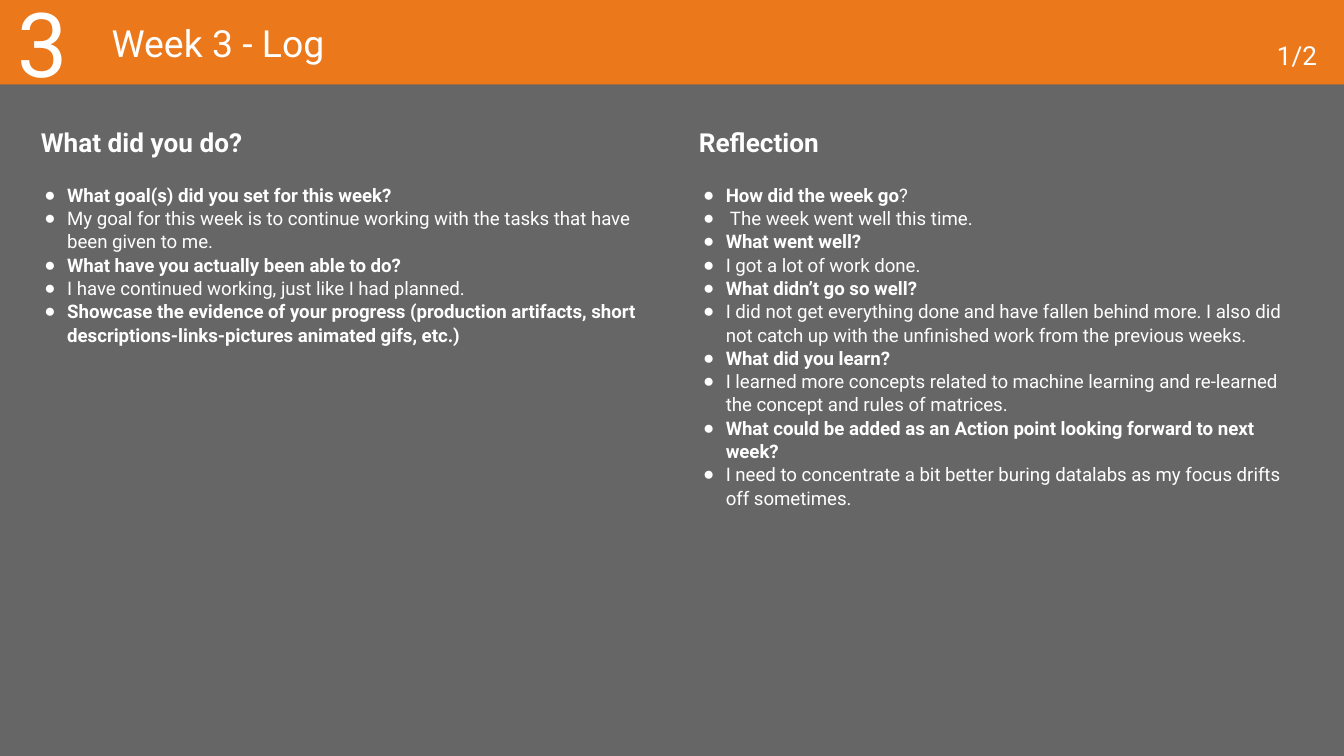
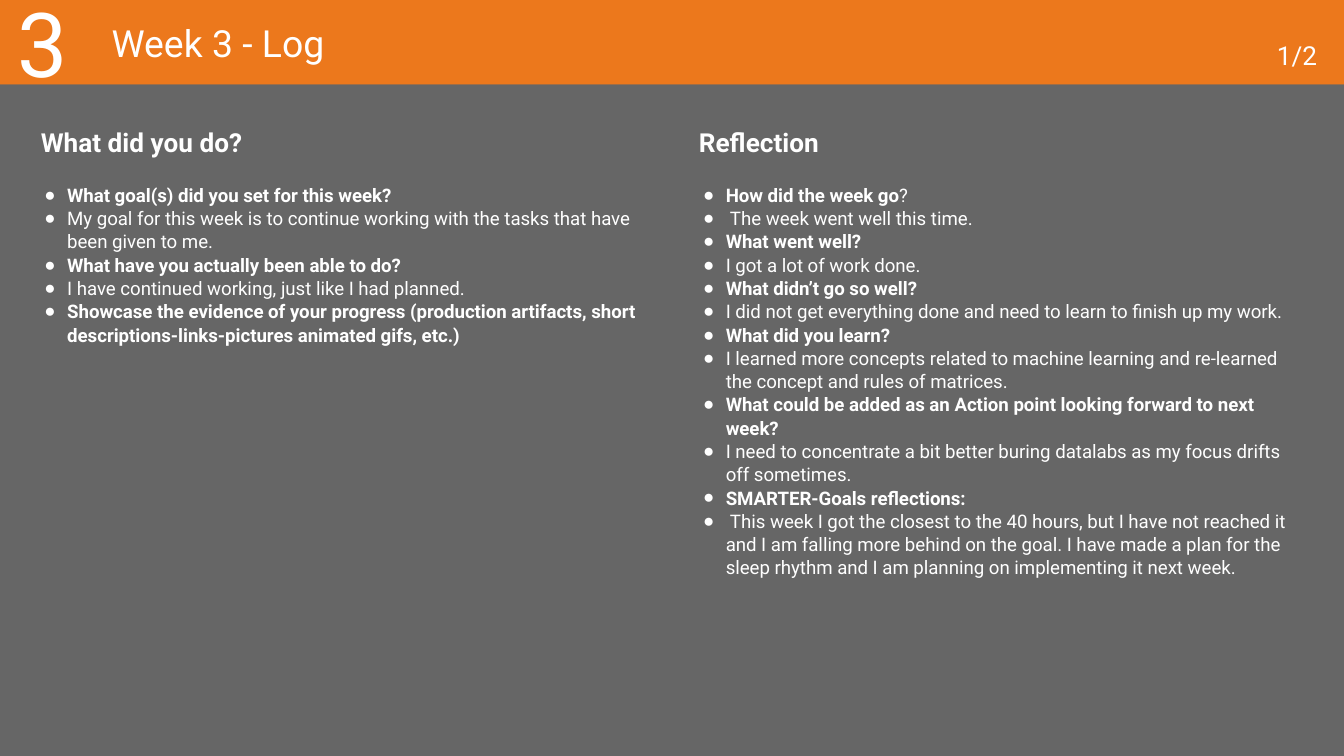
Before and after one commit to MaksBurchard240894/HFG7, a slide deck: slide 13 of Deliverables/Learning Log - Y1B-2024-25_ADSAI.pptx. Drawn at 1344x756 pixels with LibreOffice and Linux fonts; fonts in the diff are those of the drawing. Boxes give left, top, right and bottom in pixels: in the first picture for what was removed or moved away, otherwise in the second. Text is boxed around its words. In the diff, an @@ line names an element or a change of style, - is before the commit and + after.

```diff
--- a/Deliverables/Learning Log - Y1B-2024-25_ADSAI.pptx
+++ b/Deliverables/Learning Log - Y1B-2024-25_ADSAI.pptx
@@ text at [726, 304, 1282, 322]: text changed @@
-● I did not get everything done and have fallen behind more. I also did not catch up with the unfinished work from the previous weeks.
+● I did not get everything done and need to learn to finish up my work.
@@ text at [726, 491, 1286, 578]: paragraphs added @@
+● SMARTER-Goals reflections:
+● This week I got the closest to the 40 hours, but I have not reached it and I am falling more behind on the goal. I have made a plan for the sleep rhythm and I am planning on implementing it next week.
```
Also in this commit, not shown: 6 other slides changed, 1 other file.
